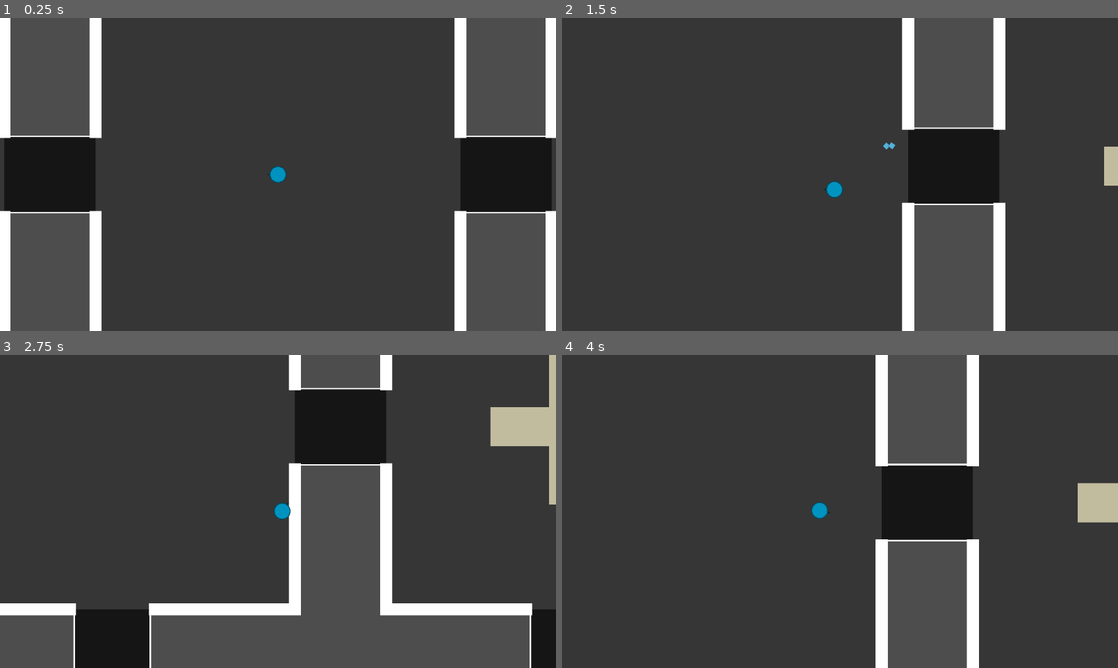
Above: before the commit, frames 1-4 (two rows, left to right).
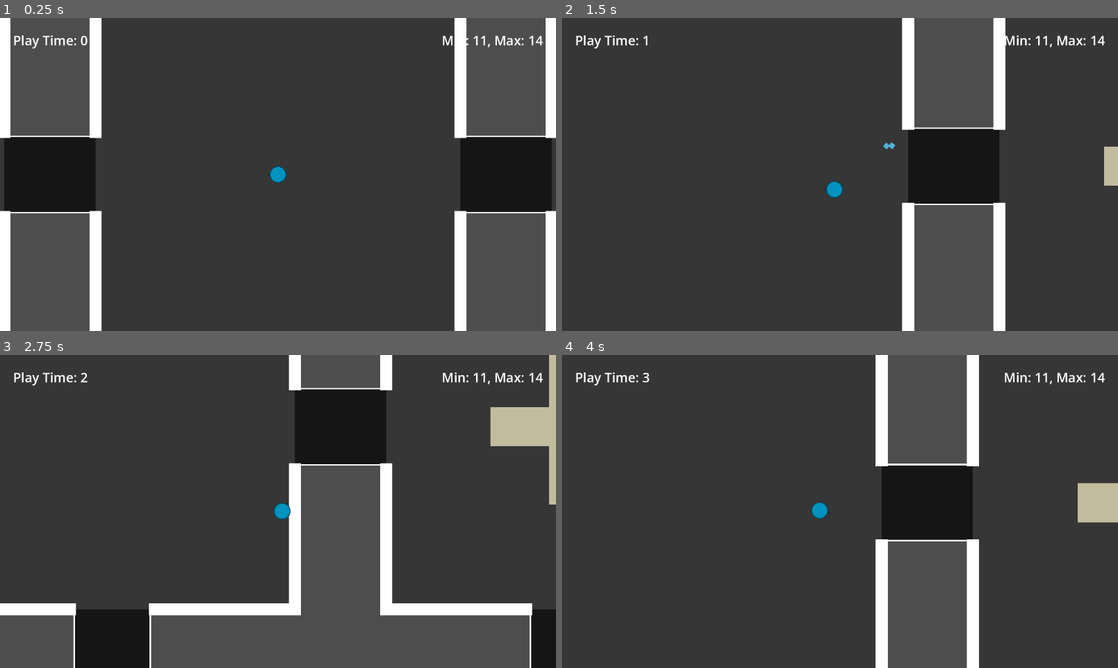
Above: after the commit, the same moments.

Repository: doanryderrhythm/thesis-1-vng-game
Game: Godot game, scene res://scenes/main_scenes/play_scene.tscn
Same seed, same stepped clock (60 frames per second), same inputs: the game is played once before the commit and once after it.
Inputs (mouse positions are in pixels of both pictures, inside the frame that each line leads up to):
- Up to frame 1 (0.25 s): no input
- Up to frame 2 (1.5 s): tap Enter at 0.5 s; move the mouse to (962, 158) at 0.52 s; hold Right (right) 0.53-1.28 s; tap Space (dash) at 0.6, 1.35 s; click (962, 158) at 0.67 s; move the mouse to (728, 190) at 1.27 s; hold Down (down) from 1.28 s (still down)
- Up to frame 3 (2.75 s): move the mouse to (333, 442) at 2.02 s; release Down (down) at 2.03 s; hold Right (right) from 2.03 s (still down); tap Space (dash) at 2.1 s
- Up to frame 4 (4 s): move the mouse to (812, 574) at 2.77 s; release Right (right) at 2.78 s; hold Up (up) 2.78-3.53 s; tap Space (dash) at 2.85, 3.6 s; click (812, 574) at 2.92 s; move the mouse to (1006, 558) at 3.52 s; hold Left (left) from 3.53 s (still down)

The runs differ from the first frame. In frame 1, 0.4% of the frame differs, in the area x 2-98%, y 5-10%; in frame 2, 0.4%; in frame 3, 0.4%; in frame 4, 0.4%.

Commit message:
Make stage stats, implement the stage changing during gameplay

Diff:
--- /dev/null
+++ b/untitled-thesis-1-game/resources/stages/stage_stats_0.tres
@@ -0,0 +1,9 @@
+[gd_resource type="Resource" script_class="StageStats" format=3 uid="uid://bn40fw25pq5v6"]
+
+[ext_resource type="Script" uid="uid://ckywq5677c365" path="res://scripts/resources/resource_stage.gd" id="1_rg25i"]
+
+[resource]
+script = ExtResource("1_rg25i")
+time_to_pass = 5
+min_enemy = 1
+max_enemy = 2
--- /dev/null
+++ b/untitled-thesis-1-game/resources/stages/stage_stats_1.tres
@@ -0,0 +1,9 @@
+[gd_resource type="Resource" script_class="StageStats" format=3 uid="uid://bvlst0bgmuo3v"]
+
+[ext_resource type="Script" uid="uid://ckywq5677c365" path="res://scripts/resources/resource_stage.gd" id="1_ihssp"]
+
+[resource]
+script = ExtResource("1_ihssp")
+time_to_pass = 10
+min_enemy = 2
+max_enemy = 3
--- /dev/null
+++ b/untitled-thesis-1-game/resources/stages/stage_stats_2.tres
@@ -0,0 +1,9 @@
+[gd_resource type="Resource" script_class="StageStats" format=3 uid="uid://1ucpidn0h7yv"]
+
+[ext_resource type="Script" uid="uid://ckywq5677c365" path="res://scripts/resources/resource_stage.gd" id="1_mhaby"]
+
+[resource]
+script = ExtResource("1_mhaby")
+time_to_pass = 15
+min_enemy = 3
+max_enemy = 5
--- /dev/null
+++ b/untitled-thesis-1-game/resources/stages/stage_stats_3.tres
@@ -0,0 +1,9 @@
+[gd_resource type="Resource" script_class="StageStats" format=3 uid="uid://fgbjawbsaai3"]
+
+[ext_resource type="Script" uid="uid://ckywq5677c365" path="res://scripts/resources/resource_stage.gd" id="1_x8jue"]
+
+[resource]
+script = ExtResource("1_x8jue")
+time_to_pass = 20
+min_enemy = 5
+max_enemy = 7
--- /dev/null
+++ b/untitled-thesis-1-game/resources/stages/stage_stats_4.tres
@@ -0,0 +1,9 @@
+[gd_resource type="Resource" script_class="StageStats" format=3 uid="uid://dtxkd4fyaa8qv"]
+
+[ext_resource type="Script" uid="uid://ckywq5677c365" path="res://scripts/resources/resource_stage.gd" id="1_xdsio"]
+
+[resource]
+script = ExtResource("1_xdsio")
+time_to_pass = 25
+min_enemy = 7
+max_enemy = 10
--- /dev/null
+++ b/untitled-thesis-1-game/resources/stages/stage_stats_5.tres
@@ -0,0 +1,9 @@
+[gd_resource type="Resource" script_class="StageStats" format=3 uid="uid://cibrpm6ewxtac"]
+
+[ext_resource type="Script" uid="uid://ckywq5677c365" path="res://scripts/resources/resource_stage.gd" id="1_j3fxr"]
+
+[resource]
+script = ExtResource("1_j3fxr")
+time_to_pass = 35
+min_enemy = 9
+max_enemy = 12
--- /dev/null
+++ b/untitled-thesis-1-game/resources/stages/stage_stats_6.tres
@@ -0,0 +1,9 @@
+[gd_resource type="Resource" script_class="StageStats" format=3 uid="uid://dbps7isl6pjvk"]
+
+[ext_resource type="Script" uid="uid://ckywq5677c365" path="res://scripts/resources/resource_stage.gd" id="1_pipr8"]
+
+[resource]
+script = ExtResource("1_pipr8")
+time_to_pass = 45
+min_enemy = 11
+max_enemy = 14
--- a/untitled-thesis-1-game/scenes/main_scenes/play_scene.tscn
+++ b/untitled-thesis-1-game/scenes/main_scenes/play_scene.tscn
@@ -1,8 +1,11 @@
 [gd_scene format=3 uid="uid://7hve4728seki"]
 
 [ext_resource type="PackedScene" uid="uid://bmne7bel88n5p" path="res://scenes/player/player.tscn" id="1_tt14s"]
+[ext_resource type="PackedScene" uid="uid://di78feag8gs8a" path="res://scenes/ui/debug_ui.tscn" id="2_qvacy"]
 
 [node name="PlayScene" type="Node2D" unique_id=1264302626]
+
+[node name="DebugUi" parent="." unique_id=2086543205 instance=ExtResource("2_qvacy")]
 
 [node name="Rooms" type="Node2D" parent="." unique_id=1728958944]
 
--- /dev/null
+++ b/untitled-thesis-1-game/scenes/ui/debug_ui.tscn
@@ -0,0 +1,48 @@
+[gd_scene format=3 uid="uid://di78feag8gs8a"]
+
+[sub_resource type="GDScript" id="GDScript_2bpog"]
+resource_name = "debug_ui"
+script/source = "extends CanvasLayer
+class_name DebugUI
+
+@onready var play_time_label: Label = $PlayTimeLabel
+@onready var max_min_enemy_label: Label = $MaxMinEnemyLabel
+
+func _ready() -> void:
+	change_play_time()
+	change_min_max_enemy()
+
+	GameManager.play_time_change.connect(change_play_time)
+	GameManager.max_min_enemy_change.connect(change_min_max_enemy)
+
+func change_play_time() -> void:
+	play_time_label.text = \"Play Time: \" + str(GameManager.play_time_int)
+
+func change_min_max_enemy() -> void:
+	max_min_enemy_label.text = \"Min: \" + str(GameManager.min_enemies_num) + \", Max: \" + str(GameManager.max_enemies_num)
+"
+
+[node name="DebugUi" type="CanvasLayer" unique_id=2086543205]
+script = SubResource("GDScript_2bpog")
+
+[node name="PlayTimeLabel" type="Label" parent="." unique_id=493923743]
+offset_left = 30.0
+offset_top = 30.0
+offset_right = 477.0
+offset_bottom = 72.0
+theme_override_font_sizes/font_size = 30
+text = "Play Time"
+
+[node name="MaxMinEnemyLabel" type="Label" parent="." unique_id=318506730]
+anchors_preset = 1
+anchor_left = 1.0
+anchor_right = 1.0
+offset_left = -472.0
+offset_top = 30.0
+offset_right = -30.0
+offset_bottom = 72.0
+grow_horizontal = 0
+pivot_offset = Vector2(442, 0)
+theme_override_font_sizes/font_size = 30
+text = "Max Min"
+horizontal_alignment = 2
--- a/untitled-thesis-1-game/scripts/autoload/game_manager.gd
+++ b/untitled-thesis-1-game/scripts/autoload/game_manager.gd
@@ -21,13 +21,33 @@
 var base_room: PackedScene = preload("res://scenes/rooms/base_room.tscn")
 var rooms: Array[Room] = []
 
+# STATS
+var play_time: float = 0.0
+var play_time_int: int = 0
+var stage_stats: Array[StageStats]
+
+signal play_time_change
+signal max_min_enemy_change
+
 func _ready() -> void:
+	set_up_stage_stats()
 	set_up_rooms()
 	set_up_enemies()
 
 	create_room(0, 0)
 	create_available_rooms(current_id_x, current_id_y)
 	pass
+
+func _process(delta: float) -> void:
+	play_time += delta
+	if play_time_int != int(play_time):
+		play_time_int = int(play_time)
+		play_time_change.emit()
+		if play_time_int >= stage_stats[current_level].time_to_pass and current_level + 1 < stage_stats.size():
+			current_level += 1
+			min_enemies_num = stage_stats[current_level].min_enemy
+			max_enemies_num = stage_stats[current_level].max_enemy
+			max_min_enemy_change.emit()
 
 func set_up_rooms() -> void:
 	var paths: Array[String] = [
@@ -35,6 +55,30 @@
 	]
 
 	execute_directories(paths, room_scenes)
+
+func set_up_stage_stats() -> void:
+	var paths: Array[String] = [
+		"res://resources/stages/"
+	]
+
+	for path in paths:
+		var dir := DirAccess.open(path)
+		if dir == null:
+			push_error("Failed to open dir: " + path)
+			continue
+
+		dir.list_dir_begin()
+		var file_name := dir.get_next()
+
+		while file_name != "":
+			if not dir.current_is_dir() and file_name.ends_with(".tres"):
+				var resource_path = path + "/" + file_name
+				var resource = load(resource_path)
+				if resource:
+					stage_stats.push_back(resource)
+			file_name = dir.get_next()
+
+		dir.list_dir_end()
 
 func set_up_enemies() -> void:
 	var paths: Array[String] = [
@@ -49,8 +93,8 @@
 	if enemy_scenes.size() == 0:
 		return
 
-	min_enemies_num = 1
-	max_enemies_num = enemy_scenes.size()
+	min_enemies_num = stage_stats[current_level].min_enemy
+	max_enemies_num = stage_stats[current_level].max_enemy
 
 func execute_directories(paths: Array[String], scenes: Array[PackedScene]) -> void:
 	for path in paths:
--- /dev/null
+++ b/untitled-thesis-1-game/scripts/resources/resource_stage.gd
@@ -0,0 +1,7 @@
+extends Resource
+class_name StageStats
+
+@export var time_to_pass: int
+
+@export var min_enemy: int
+@export var max_enemy: int
Not shown, added: untitled-thesis-1-game/scripts/resources/resource_stage.gd.uid
